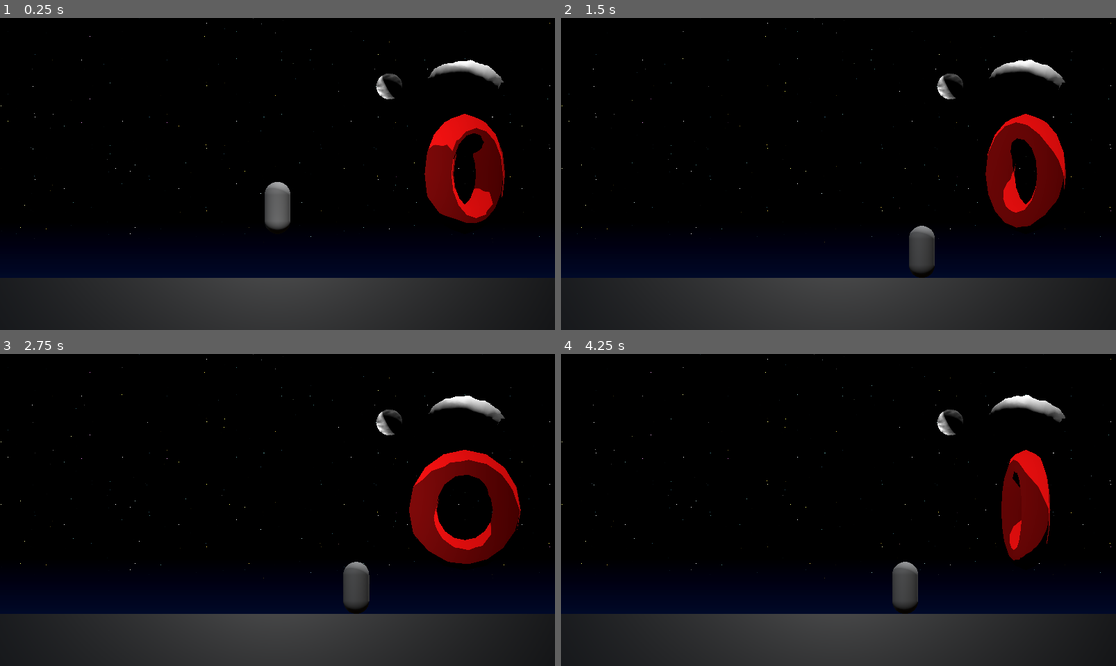
Above: before the commit, frames 1-4 (two rows, left to right).
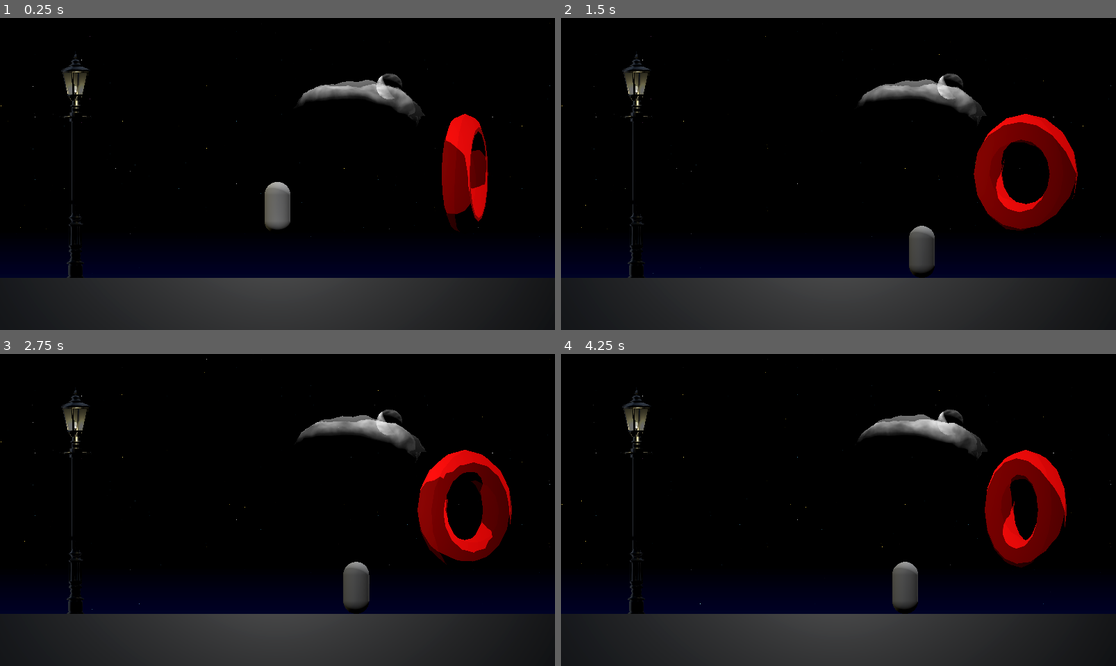
Above: after the commit, the same moments.

Repository: Baerkanogue/NightScene
Game: Godot game, scene res://scenes/main.tscn
Same seed, same stepped clock (60 frames per second), same inputs: the game is played once before the commit and once after it.
Inputs:
- Up to frame 1 (0.25 s): no input
- Up to frame 2 (1.5 s): hold Right (move_right) 0.53-1.28 s; tap Space (jump) at 0.77 s; hold Left (move_left) from 1.28 s (still down)
- Up to frame 3 (2.75 s): tap Space (jump) at 1.52 s; release Left (move_left) at 2.03 s; hold Right (move_right) from 2.03 s (still down)
- Up to frame 4 (4.25 s): release Right (move_right) at 2.78 s; hold Up (move_up) 2.78-3.53 s; tap Space (jump) at 3.02, 3.77 s; hold Left (move_left) from 3.53 s (still down)

The runs differ from the first frame. In frame 1, 4.9% of the frame differs, in the area x 0-100%, y 0-84%; in frame 2, 4.7%; in frame 3, 4.4%; in frame 4, 5.3%.

Commit message:
Add lamp post asset and update scene visuals
Added new lamp post 3D model and textures to assets. Updated main scene to include the lamp post with lighting. Improved cloud shader with alpha noise and new parameters for more realistic effects. Adjusted star and sky shader parameters for enhanced visual quality.

Diff:
--- a/scenes/main.tscn
+++ b/scenes/main.tscn
@@ -10,6 +10,7 @@
 [ext_resource type="Gradient" uid="uid://bfkfkcyuxdvql" path="res://shaders/skygradient.tres" id="6_tipki"]
 [ext_resource type="Texture2D" uid="uid://buhk4n3c01lp" path="res://shaders/moon_noise.tres" id="8_85g3d"]
 [ext_resource type="Shader" uid="uid://cs1el2dl7xiww" path="res://shaders/cloud.tres" id="9_choun"]
+[ext_resource type="PackedScene" uid="uid://bn37sr02nog2c" path="res://assets/lamp_post.glb" id="11_ya4ey"]
 
 [sub_resource type="ProceduralSkyMaterial" id="ProceduralSkyMaterial_jyhfs"]
 
@@ -20,6 +21,14 @@
 background_mode = 2
 sky = SubResource("Sky_jyhfs")
 ambient_light_sky_contribution = 0.0
+sdfgi_enabled = true
+sdfgi_use_occlusion = true
+sdfgi_read_sky_light = false
+glow_enabled = true
+glow_intensity = 0.2
+glow_strength = 0.6
+glow_blend_mode = 1
+volumetric_fog_temporal_reprojection_enabled = false
 
 [sub_resource type="TorusMesh" id="TorusMesh_7dm0k"]
 material = ExtResource("3_tbgi4")
@@ -70,10 +79,14 @@
 [sub_resource type="ShaderMaterial" id="ShaderMaterial_ya4ey"]
 render_priority = 0
 shader = ExtResource("9_choun")
-shader_parameter/TimeAxisScale = Vector2(0.01, 0.02)
-shader_parameter/TimeGlobalScale = 0.5
-shader_parameter/DeformationAmplitude = 0.2
-shader_parameter/CloudSize = 1.0
+shader_parameter/DisplacementSpeed = Vector2(0.01, 0.02)
+shader_parameter/DisplacementSpeedGlobal = 0.5
+shader_parameter/DeformationAmplitude = 0.16
+shader_parameter/GlobalSize = 1.88
+shader_parameter/AlphaSpeedGlobal = 1.0
+shader_parameter/AlphaSpeed = Vector2(1, 1)
+shader_parameter/AlphaAdder = 0.47
+shader_parameter/AlphaMulitplier = 0.81
 
 [sub_resource type="CapsuleMesh" id="CapsuleMesh_eb6dy"]
 material = SubResource("ShaderMaterial_ya4ey")
@@ -88,9 +101,6 @@
 [sub_resource type="CapsuleShape3D" id="CapsuleShape3D_jyhfs"]
 radius = 0.125
 height = 0.5
-
-[sub_resource type="MultiMesh" id="MultiMesh_tipki"]
-transform_format = 1
 
 [node name="Main" type="Node3D"]
 
@@ -125,7 +135,7 @@
 script = ExtResource("4_tbgi4")
 
 [node name="TestTorus" type="MeshInstance3D" parent="Geometry"]
-transform = Transform3D(0.433037, 0.362631, -1.58893e-08, 0, -2.52215e-08, -0.579, -0.362631, 0.433037, -1.89768e-08, 1.80221, 0, 0)
+transform = Transform3D(0.246599, 0.50509, -2.21461e-08, 0, -2.52215e-08, -0.579, -0.50509, 0.246599, -1.08147e-08, 1.80221, 0, 0)
 mesh = SubResource("TorusMesh_7dm0k")
 skeleton = NodePath("../..")
 script = ExtResource("2_0wfyh")
@@ -175,7 +185,7 @@
 metadata/_edit_lock_ = true
 
 [node name="Cloud" type="MeshInstance3D" parent="Geometry"]
-transform = Transform3D(-4.37114e-08, -1, 0, 1, -4.37114e-08, 0, 0, 0, 1, 1.80711, 0.880098, -2.68401)
+transform = Transform3D(-4.37114e-08, -1, 0, 1, -4.37114e-08, 0, 0, 0, 1, 0.777702, 0.557304, -2.47276)
 layers = 4
 mesh = SubResource("CapsuleMesh_eb6dy")
 
@@ -190,6 +200,19 @@
 spot_angle = 63.75
 spot_angle_attenuation = 1.36604
 
+[node name="LampPost" parent="Geometry" instance=ExtResource("11_ya4ey")]
+transform = Transform3D(0.8, 0, 0, 0, 0.8, 0, 0, 0, 0.8, -1.9435, -1.018, 0.267571)
+
+[node name="Circle" parent="Geometry/LampPost" index="0"]
+transform = Transform3D(-0.507538, 0, 0.861629, 0, 1, 0, -0.861629, 0, -0.507538, 0, 0, 0)
+
+[node name="LampOmniLight3D" type="OmniLight3D" parent="Geometry/LampPost/Circle" index="0"]
+transform = Transform3D(1, 0, 0, 0, 1, 0, 0, 0, 1, 0, 2.28892, 0)
+light_color = Color(1, 0.94, 0.64, 1)
+light_cull_mask = 1
+omni_range = 4.703
+omni_attenuation = 1.86
+
 [node name="Player" type="CharacterBody3D" parent="."]
 script = ExtResource("4_jyhfs")
 
@@ -199,6 +222,4 @@
 [node name="CollisionShape3D" type="CollisionShape3D" parent="Player"]
 shape = SubResource("CapsuleShape3D_jyhfs")
 
-[node name="MultiMeshInstance3D" type="MultiMeshInstance3D" parent="."]
-transform = Transform3D(1, 0, 0, 0, 1, 0, 0, 0, 1, 1.02719, 0, 0)
-multimesh = SubResource("MultiMesh_tipki")
+[editable path="Geometry/LampPost"]
--- a/shaders/cloud.tres
+++ b/shaders/cloud.tres
@@ -1,12 +1,64 @@
-[gd_resource type="VisualShader" load_steps=22 format=3 uid="uid://cs1el2dl7xiww"]
+[gd_resource type="VisualShader" load_steps=37 format=3 uid="uid://cs1el2dl7xiww"]
+
+[ext_resource type="Texture2D" uid="uid://d7xhcd5pgewu" path="res://shaders/cloud_alpha_noise.tres" id="1_jnqfb"]
+
+[sub_resource type="VisualShaderNodeFloatConstant" id="VisualShaderNodeFloatConstant_jnqfb"]
+constant = 0.025
+
+[sub_resource type="VisualShaderNodeFloatOp" id="VisualShaderNodeFloatOp_kyihp"]
+default_input_values = [0, 0.0, 1, 1.0]
+operator = 2
+
+[sub_resource type="VisualShaderNodeFloatOp" id="VisualShaderNodeFloatOp_4a03p"]
+
+[sub_resource type="VisualShaderNodeFloatOp" id="VisualShaderNodeFloatOp_jnqfb"]
+operator = 2
 
 [sub_resource type="VisualShaderNodeColorConstant" id="VisualShaderNodeColorConstant_hyg1r"]
 
+[sub_resource type="VisualShaderNodeVec2Parameter" id="VisualShaderNodeVec2Parameter_jnqfb"]
+parameter_name = "AlphaSpeed"
+default_value_enabled = true
+default_value = Vector2(1, 1)
+
+[sub_resource type="VisualShaderNodeVectorOp" id="VisualShaderNodeVectorOp_psqiv"]
+operator = 2
+
+[sub_resource type="VisualShaderNodeFloatParameter" id="VisualShaderNodeFloatParameter_kyihp"]
+parameter_name = "AlphaAdder"
+default_value_enabled = true
+default_value = 0.5
+
+[sub_resource type="VisualShaderNodeFloatOp" id="VisualShaderNodeFloatOp_psqiv"]
+operator = 2
+
+[sub_resource type="VisualShaderNodeFloatParameter" id="VisualShaderNodeFloatParameter_hap7l"]
+parameter_name = "AlphaMulitplier"
+default_value_enabled = true
+default_value = 1.0
+
+[sub_resource type="VisualShaderNodeFloatOp" id="VisualShaderNodeFloatOp_wxj22"]
+operator = 2
+
+[sub_resource type="VisualShaderNodeFloatParameter" id="VisualShaderNodeFloatParameter_l0mml"]
+parameter_name = "AlphaSpeedGlobal"
+default_value_enabled = true
+default_value = 1.0
+
 [sub_resource type="VisualShaderNodeFresnel" id="VisualShaderNodeFresnel_jnqfb"]
-default_input_values = [2, true, 3, 0.25]
-
-[sub_resource type="VisualShaderNodeFloatConstant" id="VisualShaderNodeFloatConstant_hyg1r"]
-constant = 1.0
+default_input_values = [2, true, 3, 0.1]
+
+[sub_resource type="VisualShaderNodeTexture" id="VisualShaderNodeTexture_l0mml"]
+texture = ExtResource("1_jnqfb")
+texture_type = 1
+
+[sub_resource type="VisualShaderNodeInput" id="VisualShaderNodeInput_j2xdl"]
+input_name = "uv"
+
+[sub_resource type="VisualShaderNodeInput" id="VisualShaderNodeInput_rmwla"]
+input_name = "time"
+
+[sub_resource type="VisualShaderNodeUVFunc" id="VisualShaderNodeUVFunc_lgms8"]
 
 [sub_resource type="VisualShaderNodeVectorOp" id="VisualShaderNodeVectorOp_hyg1r"]
 operator = 2
@@ -22,7 +74,7 @@
 input_name = "time"
 
 [sub_resource type="VisualShaderNodeFloatParameter" id="VisualShaderNodeFloatParameter_hyg1r"]
-parameter_name = "CloudSize"
+parameter_name = "GlobalSize"
 hint = 1
 max = 5.0
 default_value_enabled = true
@@ -35,7 +87,7 @@
 default_value = 0.2
 
 [sub_resource type="VisualShaderNodeVec2Parameter" id="VisualShaderNodeVec2Parameter_kyihp"]
-parameter_name = "TimeAxisScale"
+parameter_name = "DisplacementSpeed"
 default_value_enabled = true
 default_value = Vector2(0.01, 0.02)
 
@@ -48,7 +100,7 @@
 operator = 2
 
 [sub_resource type="VisualShaderNodeFloatParameter" id="VisualShaderNodeFloatParameter_psqiv"]
-parameter_name = "TimeGlobalScale"
+parameter_name = "DisplacementSpeedGlobal"
 hint = 1
 max = 10.0
 default_value_enabled = true
@@ -87,11 +139,16 @@
 code = "shader_type spatial;
 render_mode blend_mix, depth_draw_always, cull_back, diffuse_lambert, specular_schlick_ggx, shadows_disabled, ambient_light_disabled;
 
-uniform vec2 TimeAxisScale = vec2(0.010000, 0.020000);
-uniform float TimeGlobalScale : hint_range(0.0, 10.0) = 0.5;
+uniform vec2 DisplacementSpeed = vec2(0.010000, 0.020000);
+uniform float DisplacementSpeedGlobal : hint_range(0.0, 10.0) = 0.5;
 uniform sampler2D tex_vtx_6 : source_color;
 uniform float DeformationAmplitude : hint_range(0.0, 1.0) = 0.20000000298023;
-uniform float CloudSize : hint_range(0.0, 5.0) = 1.0;
+uniform float GlobalSize : hint_range(0.0, 5.0) = 1.0;
+uniform float AlphaSpeedGlobal = 1.0;
+uniform vec2 AlphaSpeed = vec2(1.000000, 1.000000);
+uniform sampler2D tex_frg_5 : source_color;
+uniform float AlphaAdder = 0.5;
+uniform float AlphaMulitplier = 1.0;
 
 
 
@@ -109,11 +166,11 @@
 
 
 // Vector2Parameter:19
-	vec2 n_out19p0 = TimeAxisScale;
+	vec2 n_out19p0 = DisplacementSpeed;
 
 
 // FloatParameter:21
-	float n_out21p0 = TimeGlobalScale;
+	float n_out21p0 = DisplacementSpeedGlobal;
 
 
 // VectorOp:20
@@ -150,7 +207,7 @@
 
 
 // FloatParameter:17
-	float n_out17p0 = CloudSize;
+	float n_out17p0 = GlobalSize;
 
 
 // VectorOp:11
@@ -168,12 +225,80 @@
 	vec4 n_out2p0 = vec4(1.000000, 1.000000, 1.000000, 1.000000);
 
 
+// Fresnel:3
+	float n_in3p3 = 0.10000;
+	float n_out3p0 = pow(clamp(dot(NORMAL, VIEW), 0.0, 1.0), n_in3p3);
+
+
+// Input:6
+	vec2 n_out6p0 = UV;
+
+
+// FloatConstant:10
+	float n_out10p0 = 0.025000;
+
+
+// FloatParameter:26
+	float n_out26p0 = AlphaSpeedGlobal;
+
+
+// FloatOp:25
+	float n_out25p0 = n_out10p0 * n_out26p0;
+
+
+// Input:7
+	float n_out7p0 = TIME;
+
+
+// FloatOp:15
+	float n_out15p0 = n_out25p0 * n_out7p0;
+
+
+// Vector2Parameter:20
+	vec2 n_out20p0 = AlphaSpeed;
+
+
+// VectorOp:21
+	vec3 n_out21p0 = vec3(n_out15p0) * vec3(n_out20p0, 0.0);
+
+
+// UVFunc:8
+	vec2 n_in8p1 = vec2(1.00000, 1.00000);
+	vec2 n_out8p0 = vec2(n_out21p0.xy) * n_in8p1 + n_out6p0;
+
+
+// Texture2D:5
+	vec4 n_out5p0 = texture(tex_frg_5, n_out8p0);
+
+
+// FloatOp:11
+	float n_out11p0 = n_out3p0 * n_out5p0.x;
+
+
+// FloatParameter:22
+	float n_out22p0 = AlphaAdder;
+
+
+// FloatOp:14
+	float n_out14p0 = n_out11p0 + n_out22p0;
+
+
+// FloatParameter:24
+	float n_out24p0 = AlphaMulitplier;
+
+
+// FloatOp:23
+	float n_out23p0 = n_out14p0 * n_out24p0;
+
+
 // Output:0
 	ALBEDO = vec3(n_out2p0.xyz);
+	ALPHA = n_out23p0;
 
 
 }
 "
+graph_offset = Vector2(-1932.92, 29.0505)
 modes/depth_draw = 1
 flags/shadows_disabled = true
 flags/ambient_light_disabled = true
@@ -193,27 +318,55 @@
 nodes/vertex/11/node = SubResource("VisualShaderNodeVectorOp_hyg1r")
 nodes/vertex/11/position = Vector2(380, 100)
 nodes/vertex/13/node = SubResource("VisualShaderNodeUVFunc_kyihp")
-nodes/vertex/13/position = Vector2(-1140, 360)
+nodes/vertex/13/position = Vector2(-1080, 360)
 nodes/vertex/14/node = SubResource("VisualShaderNodeVectorOp_jnqfb")
-nodes/vertex/14/position = Vector2(-1340, 400)
+nodes/vertex/14/position = Vector2(-1320, 360)
 nodes/vertex/15/node = SubResource("VisualShaderNodeInput_kyihp")
-nodes/vertex/15/position = Vector2(-1720, 440)
+nodes/vertex/15/position = Vector2(-1700, 400)
 nodes/vertex/17/node = SubResource("VisualShaderNodeFloatParameter_hyg1r")
 nodes/vertex/17/position = Vector2(100, 320)
 nodes/vertex/18/node = SubResource("VisualShaderNodeFloatParameter_jnqfb")
 nodes/vertex/18/position = Vector2(-780, 620)
 nodes/vertex/19/node = SubResource("VisualShaderNodeVec2Parameter_kyihp")
-nodes/vertex/19/position = Vector2(-1940, 560)
+nodes/vertex/19/position = Vector2(-1920, 520)
 nodes/vertex/20/node = SubResource("VisualShaderNodeVectorOp_4a03p")
-nodes/vertex/20/position = Vector2(-1520, 600)
+nodes/vertex/20/position = Vector2(-1520, 540)
 nodes/vertex/21/node = SubResource("VisualShaderNodeFloatParameter_psqiv")
-nodes/vertex/21/position = Vector2(-1900, 840)
-nodes/vertex/connections = PackedInt32Array(2, 0, 4, 0, 6, 0, 7, 0, 9, 0, 4, 1, 7, 0, 9, 1, 4, 0, 11, 0, 11, 0, 0, 0, 3, 0, 9, 0, 13, 0, 6, 0, 14, 0, 13, 2, 15, 0, 14, 0, 17, 0, 11, 1, 18, 0, 7, 1, 19, 0, 20, 0, 20, 0, 14, 1, 21, 0, 20, 1)
-nodes/fragment/0/position = Vector2(720, 140)
+nodes/vertex/21/position = Vector2(-1880, 800)
+nodes/vertex/connections = PackedInt32Array(2, 0, 4, 0, 6, 0, 7, 0, 9, 0, 4, 1, 7, 0, 9, 1, 4, 0, 11, 0, 3, 0, 9, 0, 13, 0, 6, 0, 15, 0, 14, 0, 17, 0, 11, 1, 18, 0, 7, 1, 19, 0, 20, 0, 20, 0, 14, 1, 21, 0, 20, 1, 11, 0, 0, 0, 14, 0, 13, 2)
+nodes/fragment/0/position = Vector2(960, 120)
 nodes/fragment/2/node = SubResource("VisualShaderNodeColorConstant_hyg1r")
 nodes/fragment/2/position = Vector2(355, 200)
 nodes/fragment/3/node = SubResource("VisualShaderNodeFresnel_jnqfb")
-nodes/fragment/3/position = Vector2(220, 340)
-nodes/fragment/4/node = SubResource("VisualShaderNodeFloatConstant_hyg1r")
-nodes/fragment/4/position = Vector2(381, 815)
-nodes/fragment/connections = PackedInt32Array(2, 0, 0, 0)
+nodes/fragment/3/position = Vector2(-60, 300)
+nodes/fragment/5/node = SubResource("VisualShaderNodeTexture_l0mml")
+nodes/fragment/5/position = Vector2(-520, 380)
+nodes/fragment/6/node = SubResource("VisualShaderNodeInput_j2xdl")
+nodes/fragment/6/position = Vector2(-1360, 400)
+nodes/fragment/7/node = SubResource("VisualShaderNodeInput_rmwla")
+nodes/fragment/7/position = Vector2(-1820, 740)
+nodes/fragment/8/node = SubResource("VisualShaderNodeUVFunc_lgms8")
+nodes/fragment/8/position = Vector2(-920, 440)
+nodes/fragment/10/node = SubResource("VisualShaderNodeFloatConstant_jnqfb")
+nodes/fragment/10/position = Vector2(-1920, 500)
+nodes/fragment/11/node = SubResource("VisualShaderNodeFloatOp_kyihp")
+nodes/fragment/11/position = Vector2(280, 300)
+nodes/fragment/14/node = SubResource("VisualShaderNodeFloatOp_4a03p")
+nodes/fragment/14/position = Vector2(480, 320)
+nodes/fragment/15/node = SubResource("VisualShaderNodeFloatOp_jnqfb")
+nodes/fragment/15/position = Vector2(-1520, 640)
+nodes/fragment/20/node = SubResource("VisualShaderNodeVec2Parameter_jnqfb")
+nodes/fragment/20/position = Vector2(-1540, 880)
+nodes/fragment/21/node = SubResource("VisualShaderNodeVectorOp_psqiv")
+nodes/fragment/21/position = Vector2(-1220, 680)
+nodes/fragment/22/node = SubResource("VisualShaderNodeFloatParameter_kyihp")
+nodes/fragment/22/position = Vector2(80, 540)
+nodes/fragment/23/node = SubResource("VisualShaderNodeFloatOp_psqiv")
+nodes/fragment/23/position = Vector2(720, 280)
+nodes/fragment/24/node = SubResource("VisualShaderNodeFloatParameter_hap7l")
+nodes/fragment/24/position = Vector2(400, 560)
+nodes/fragment/25/node = SubResource("VisualShaderNodeFloatOp_wxj22")
+nodes/fragment/25/position = Vector2(-1720, 500)
+nodes/fragment/26/node = SubResource("VisualShaderNodeFloatParameter_l0mml")
+nodes/fragment/26/position = Vector2(-2160, 540)
+nodes/fragment/connections = PackedInt32Array(2, 0, 0, 0, 6, 0, 8, 0, 8, 0, 5, 0, 3, 0, 11, 0, 11, 0, 14, 0, 7, 0, 15, 1, 20, 0, 21, 1, 15, 0, 21, 0, 21, 0, 8, 2, 5, 0, 11, 1, 22, 0, 14, 1, 14, 0, 23, 0, 23, 0, 0, 1, 24, 0, 23, 1, 10, 0, 25, 0, 25, 0, 15, 0, 26, 0, 25, 1)
--- /dev/null
+++ b/shaders/cloud_alpha_noise.tres
@@ -0,0 +1,10 @@
+[gd_resource type="NoiseTexture2D" load_steps=3 format=3 uid="uid://d7xhcd5pgewu"]
+
+[sub_resource type="Gradient" id="Gradient_iw262"]
+
+[sub_resource type="FastNoiseLite" id="FastNoiseLite_neqst"]
+
+[resource]
+seamless = true
+color_ramp = SubResource("Gradient_iw262")
+noise = SubResource("FastNoiseLite_neqst")
--- a/shaders/sky.tres
+++ b/shaders/sky.tres
@@ -66,6 +66,7 @@
 
 }
 "
+graph_offset = Vector2(-1013.38, -66.6189)
 flags/unshaded = true
 flags/shadows_disabled = true
 nodes/fragment/2/node = SubResource("VisualShaderNodeTexture_b384s")
--- a/shaders/stars_mat.tres
+++ b/shaders/stars_mat.tres
@@ -7,7 +7,7 @@
 render_priority = 0
 shader = ExtResource("1_6ovqj")
 shader_parameter/Albedo = ExtResource("2_rl6pj")
-shader_parameter/EmissionMultiplier = 1.0
-shader_parameter/ShineMaskSpeedMultiplier = 1.0
-shader_parameter/ShineMaskMultiplier = 1.0
+shader_parameter/EmissionMultiplier = 1.35
+shader_parameter/ShineMaskSpeedMultiplier = 0.35
+shader_parameter/ShineMaskMultiplier = 2.296
 shader_parameter/HorizonMaskHeight = 0.372
--- a/shaders/stars_shader.tres
+++ b/shaders/stars_shader.tres
@@ -49,7 +49,7 @@
 operator = 4
 
 [sub_resource type="VisualShaderNodeFrame" id="VisualShaderNodeFrame_tbggt"]
-size = Vector2(784, 482)
+size = Vector2(784, 892)
 title = "Albedo"
 attached_nodes = PackedInt32Array(2, 12, 32, 34)
 
@@ -101,7 +101,7 @@
 constant = 8.0
 
 [sub_resource type="VisualShaderNodeFrame" id="VisualShaderNodeFrame_o345y"]
-size = Vector2(1244, 402)
+size = Vector2(1244, 660)
 title = "Emission"
 attached_nodes = PackedInt32Array(37, 36, 38, 35, 41, 52)
 
@@ -161,8 +161,8 @@
 
 [sub_resource type="GradientTexture2D" id="GradientTexture2D_r8ocp"]
 gradient = SubResource("Gradient_o4i5q")
-fill_from = Vector2(1, 0.833333)
-fill_to = Vector2(1, 0.628205)
+fill_from = Vector2(1, 0.824786)
+fill_to = Vector2(1, 0.641026)
 
 [sub_resource type="VisualShaderNodeTexture" id="VisualShaderNodeTexture_8tvxs"]
 output_port_for_preview = 0
@@ -195,7 +195,7 @@
 input_name = "uv"
 
 [sub_resource type="VisualShaderNodeFrame" id="VisualShaderNodeFrame_rj27e"]
-size = Vector2(564, 242)
+size = Vector2(564, 403)
 title = "Instance"
 attached_nodes = PackedInt32Array(5, 20)
 
@@ -206,7 +206,7 @@
 texture_type = 1
 
 [sub_resource type="VisualShaderNodeFrame" id="VisualShaderNodeFrame_ktjmb"]
-size = Vector2(564, 242)
+size = Vector2(564, 403)
 title = "Mask"
 attached_nodes = PackedInt32Array(7, 13)
 
@@ -215,7 +215,7 @@
 
 [resource]
 code = "shader_type spatial;
-render_mode blend_mix, depth_draw_opaque, cull_back, diffuse_lambert, specular_schlick_ggx;
+render_mode blend_add, depth_draw_opaque, cull_back, diffuse_lambert, specular_schlick_ggx;
 
 uniform sampler2D Albedo : source_color, filter_nearest, repeat_enable;
 uniform sampler2D tex_frg_32 : source_color;
@@ -365,6 +365,8 @@
 
 }
 "
+graph_offset = Vector2(-645.692, -248.321)
+modes/blend = 1
 nodes/fragment/0/position = Vector2(1960, 60)
 nodes/fragment/2/node = SubResource("VisualShaderNodeTexture_akwc0")
 nodes/fragment/2/position = Vector2(-280, 500)
Binary file added: assets/lamp_post.glb
Not shown, added: assets/lamp_post.glb.import
Binary file added: assets/lamp_post_lamp_post2_albedo.png
Not shown, added: assets/lamp_post_lamp_post2_albedo.png.import
Binary file added: assets/lamp_post_lamp_post2_normal.png
Not shown, added: assets/lamp_post_lamp_post2_normal.png.import
Binary file added: assets/lamp_post_lamp_post2_rough.png
Not shown, added: assets/lamp_post_lamp_post2_rough.png.import
